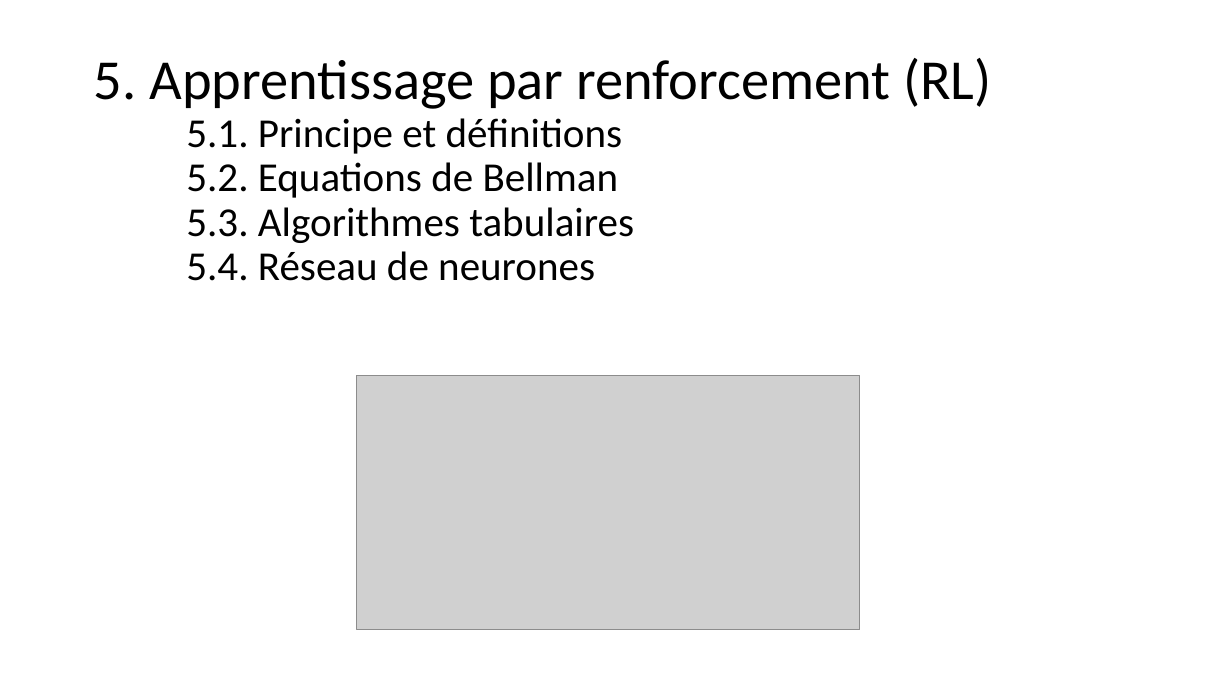
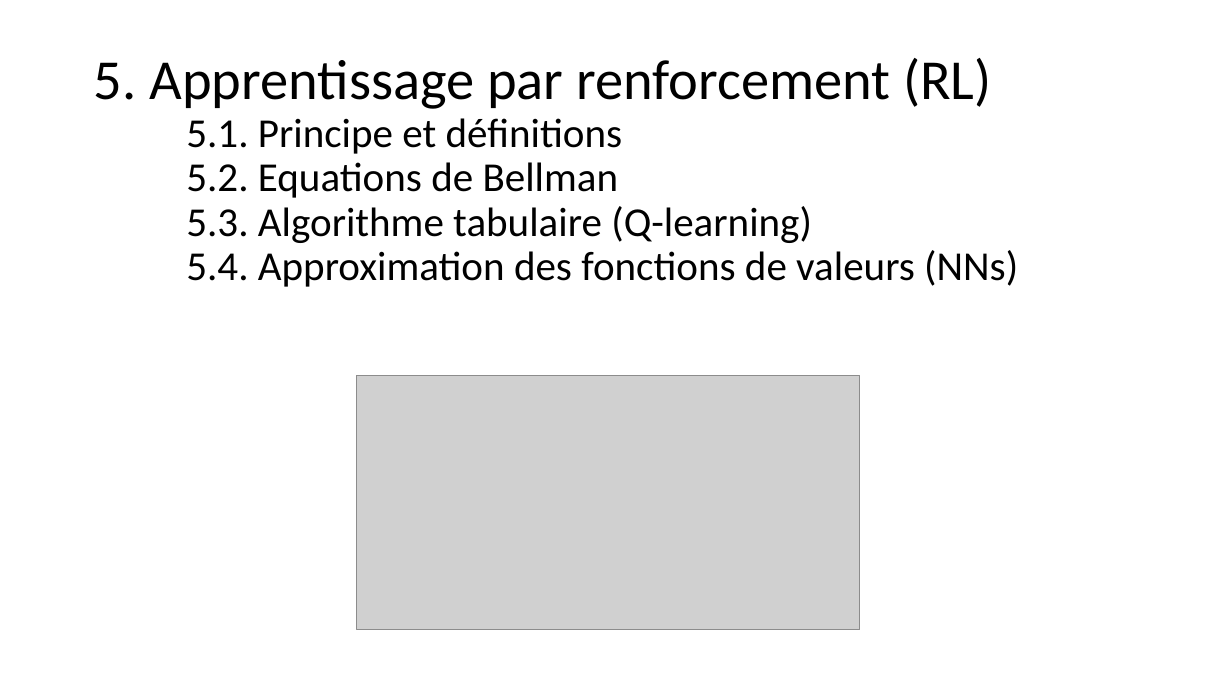
Before and after one commit to jolindien-git/jolindien-git.github.io, a slide deck: slide 40 of Intelligence Artificielle et Analyse de donnees.pptx. Drawn at 1232x693 pixels with LibreOffice and Linux fonts; fonts in the diff are those of the drawing; grey boxes stand for pictures. Boxes give left, top, right and bottom in pixels: in the first picture for what was removed or moved away, otherwise in the second. Text is boxed around its words. In the diff, an @@ line names an element or a change of style, - is before the commit and + after.

```diff
--- a/Intelligence Artificielle et Analyse de donnees.pptx
+++ b/Intelligence Artificielle et Analyse de donnees.pptx
@@ title at [94,58,1018,287]: text changed @@
-5. Apprentissage par renforcement (RL)
-5.1. Principe et définitions
-5.2. Equations de Bellman
-5.3. Algorithmes tabulaires
-5.4. Réseau de neurones
+5. Apprentissage par renforcement (RL)
+5.1. Principe et définitions
+5.2. Equations de Bellman
+5.3. Algorithme tabulaire (Q-learning)
+5.4. Approximation des fonctions de valeurs (NNs)
```
Also in this commit, not shown: 1 other slide changed, 5 slides added, 1 slide removed, 1 other file.
